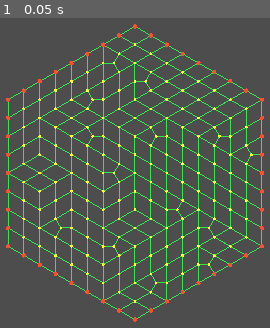
Above: before the commit, frame 1.
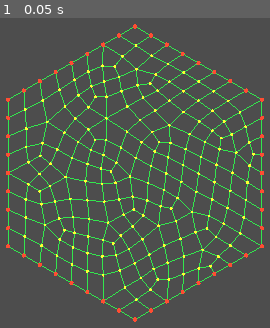
Above: after the commit, the same moment.

Repository: lucasbiancogs/map_generation
Game: Godot game, scene res://scenes/main.tscn
Same seed, same stepped clock (60 frames per second), same inputs: the game is played once before the commit and once after it.
Inputs:
- Up to frame 1 (0.05 s): no input

The runs differ from the first frame. In frame 1, 12% of the frame differs, in the area x 3-96%, y 5-95%.

Commit message:
Add Step 6 (Laplacian relaxation smoothing)
Interior points move to the average of their neighbors each iteration,
outer-edge points stay pinned. Configurable via relaxation_iterations
export (0-200, default 3).

Diff:
--- a/scripts/organic_grid.gd
+++ b/scripts/organic_grid.gd
@@ -7,6 +7,8 @@
 @export_range(1, 10) var iterations_count: int = 4
 ## Seed for random triangle merging.
 @export var randomization_seed: int = 0
+## Relaxation iterations (Laplacian smoothing passes).
+@export_range(0, 200) var relaxation_iterations: int = 3
 
 ## Generated grid points (position + outer edge flag).
 var points: Array[Vector3] = []
@@ -31,6 +33,7 @@
 	merge_triangles_into_quads()
 	subdivide_grid()
 	build_connectivity()
+	apply_relaxation()
 	_build_visualization()
 
 
@@ -375,6 +378,27 @@
 
 
 # ===========================================================================
+# Step 6 — Relaxation (Laplacian smoothing)
+# ===========================================================================
+
+func apply_relaxation() -> void:
+	for _iter in range(relaxation_iterations):
+		for pt_idx in range(subdivided_points.size()):
+			if subdivided_is_outer_edge[pt_idx]:
+				continue
+
+			if not connectivity.has(pt_idx):
+				continue
+
+			var neighbors: Array[int] = connectivity[pt_idx]
+			var avg := Vector3.ZERO
+			for n in neighbors:
+				avg += subdivided_points[n]
+			avg /= neighbors.size()
+			subdivided_points[pt_idx] = avg
+
+
+# ===========================================================================
 # Visualization — draw grid as wireframe + point markers
 # ===========================================================================
 
Not shown, changed: IMPLEMENTATION.md
